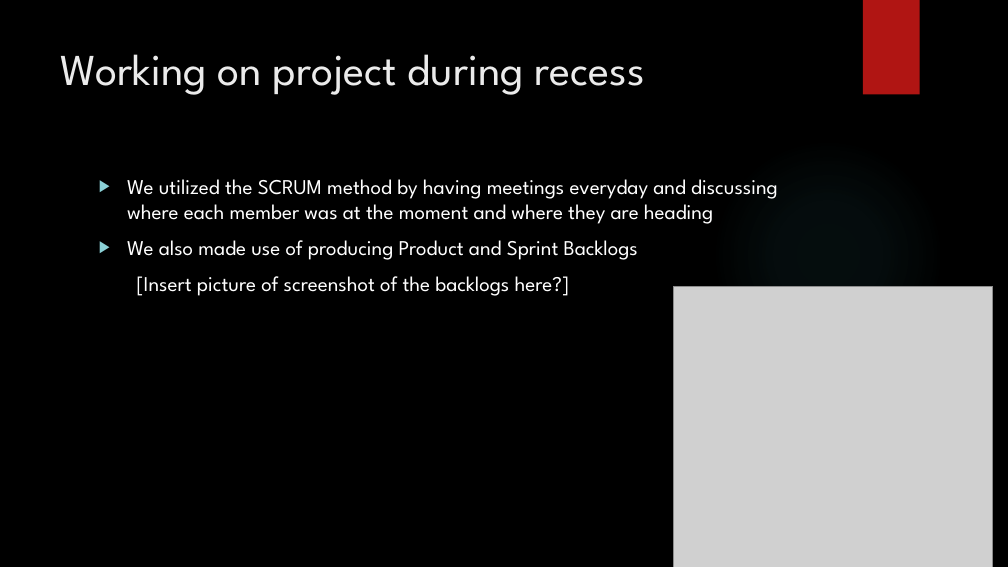
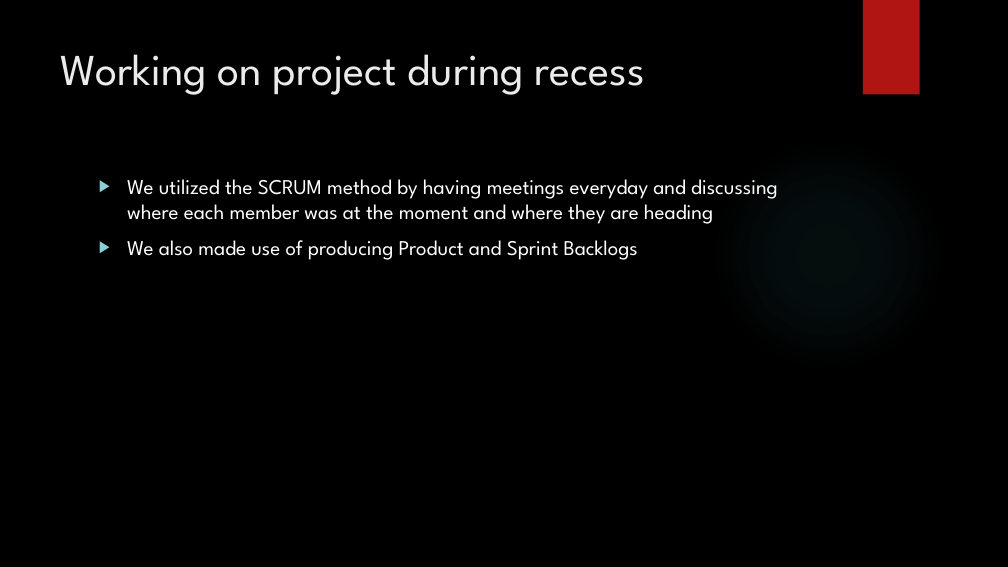
Before and after one commit to COS301-ThinkTech/COS301-Group-Project, a slide deck: slide 6 of ThinkTech.pptx. Drawn at 1008x567 pixels with LibreOffice and Linux fonts; fonts in the diff are those of the drawing; grey boxes stand for pictures; background and template pictures are left out. Boxes give left, top, right and bottom in pixels: in the first picture for what was removed or moved away, otherwise in the second. Text is boxed around its words. In the diff, an @@ line names an element or a change of style, - is before the commit and + after.

Commit message:
Updated slides

```diff
--- a/ThinkTech.pptx
+++ b/ThinkTech.pptx
@@ text at (137,276,570,296): paragraph removed @@
-[Insert picture of screenshot of the backlogs here?]
@@ picture removed at (674,287,993,567) @@
```
Also in this commit, not shown: 2 other slides changed.
